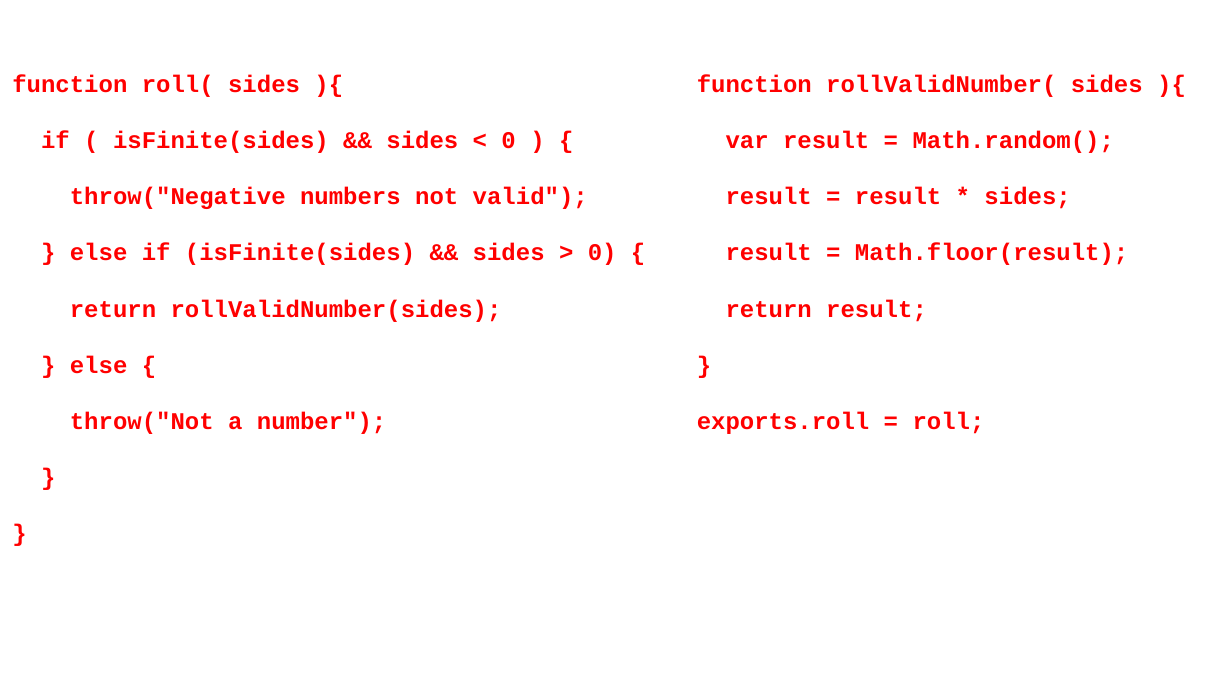
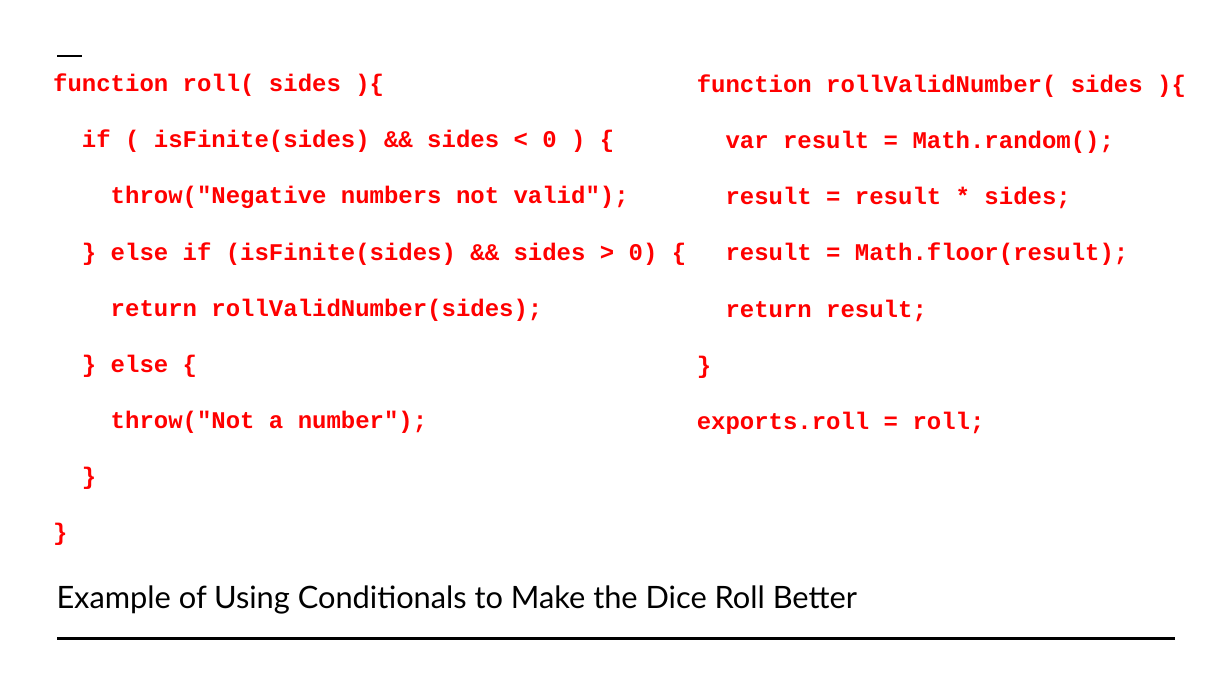
Before and after one commit to LetsCodeBlacksburg/ScriptCraft, a slide deck: slide 39 of slides/ScriptCraft- Day 01 (Getting Started).pptx. Drawn at 1232x693 pixels with LibreOffice and Linux fonts; fonts in the diff are those of the drawing; background and template pictures are left out. Boxes give left, top, right and bottom in pixels: in the first picture for what was removed or moved away, otherwise in the second. Text is boxed around its words. In the diff, an @@ line names an element or a change of style, - is before the commit and + after.

Commit message:
Added day 2 slides. Fixed errors on day 1 slide and added small clarification about using conditionals in dice plugin

```diff
--- a/slides/ScriptCraft- Day 01 (Getting Started).pptx
+++ b/slides/ScriptCraft- Day 01 (Getting Started).pptx
@@ title "function roll( sides ){" rewrapped from (12, 75, 617, 434) to (53, 74, 1143, 433) @@
@@ line added from (58, 55) to (83, 55), #000000 1.5 pt @@
@@ text added at (57, 585, 857, 614), 18 pt, text #000000 @@
+Example of Using Conditionals to Make the Dice Roll Better
@@ line added from (58, 638) to (1175, 638), #000000 1.5 pt @@
```
Also in this commit, not shown: 4 other slides changed, 3 other files.
